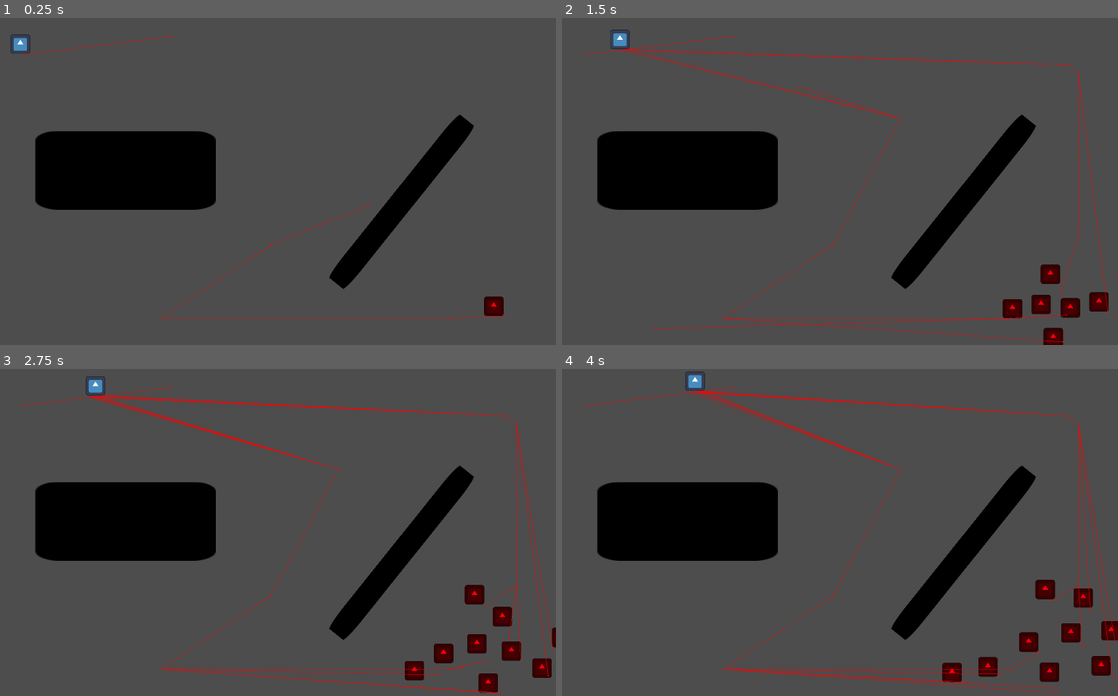
Above: before the commit, frames 1-4 (two rows, left to right).
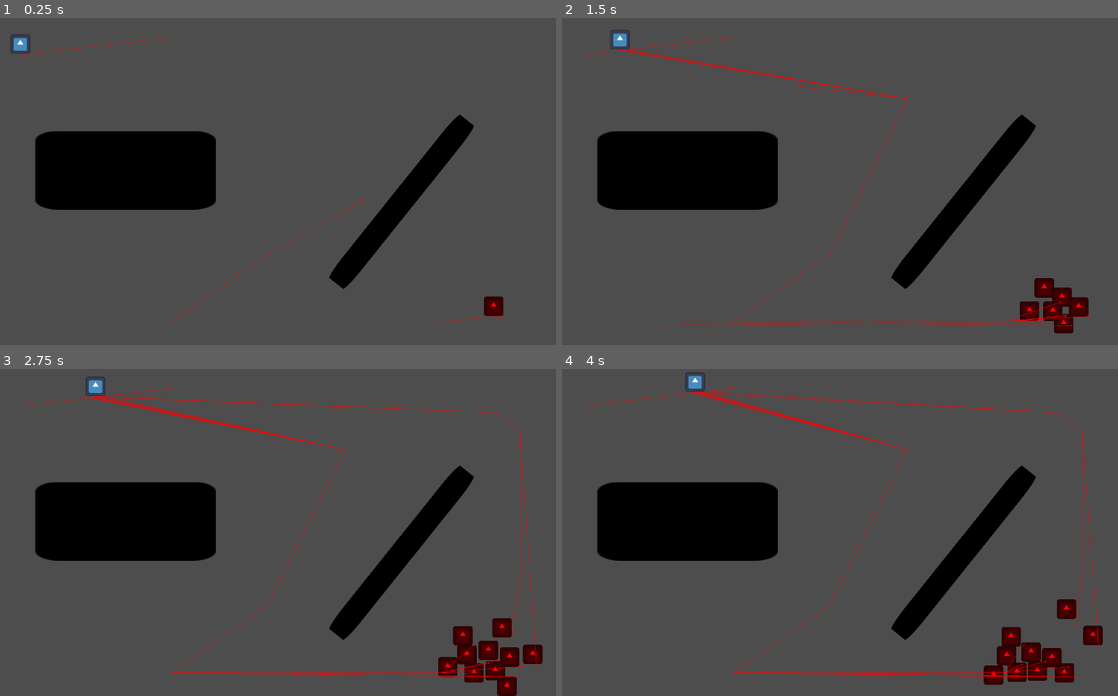
Above: after the commit, the same moments.

Repository: VileOar/ludum-dare-57
Game: Godot game, scene res://src/world/world.tscn
Two runs of this game, one before a commit and one after it. Both use one fixed random seed, a clock stepped at 60 frames per second and the inputs below. Before the commit the project has no main scene; this scene is started directly in both runs. The engine's default icon, where the game draws it, is replaced by a stand-in: a white triangle on a blue panel in a dark square.
Inputs:
- Up to frame 1 (0.25 s): no input
- Up to frame 2 (1.5 s): no input
- Up to frame 3 (2.75 s): no input
- Up to frame 4 (4 s): no input

The runs differ from the first frame. In frame 1, 0.5% of the frame differs, in the area x 3-91%, y 5-94%; in frame 2, 3.7%; in frame 3, 5.3%; in frame 4, 5.7%, in the area x 5-100%, y 0-100%.

Commit message:
Enemies collide with player
[Enemy Collision] Enemies now collide with player. Player loses health and queue_free
[Improvements] Agents checking obstacles are improved, big avoidance still happens

Diff:
--- a/project.godot
+++ b/project.godot
@@ -11,6 +11,7 @@
 [application]
 
 config/name="Ludum Dare 57"
+run/main_scene="uid://vwlsca0e5nlq"
 config/features=PackedStringArray("4.4", "Forward Plus")
 config/icon="res://icon.svg"
 
@@ -19,3 +20,8 @@
 window/size/viewport_width=1920
 window/size/viewport_height=1080
 window/stretch/mode="viewport"
+
+[layer_names]
+
+2d_physics/layer_1="Player"
+2d_physics/layer_2="Enemies"
--- a/src/agents/agent.gd
+++ b/src/agents/agent.gd
@@ -1,3 +1,4 @@
+class_name Enemy
 extends CharacterBody2D
 
 @onready var agent: CharacterBody2D = $"."
@@ -8,19 +9,6 @@
 
 var is_give_up_time : bool = false
 var origin_point : Vector2
-var exit_point : Vector2
-
-
-func _get_player_location() -> Vector2:
-	if is_give_up_time:
-		return origin_point
-
-	if player_to_chase && player_to_chase.global_position:
-		return player_to_chase.global_position
-	else:
-		print_debug("[Warning] Player to Chase Not Set!")
-		# Inside the region, random place
-		return Vector2(randf_range(0, get_viewport_rect().size.x), randf_range(0, get_viewport_rect().size.y))
 
 
 func _ready():
@@ -40,8 +28,7 @@
 
 	var next_path_pos = nav_agent.get_next_path_position()
 	var direction = global_position.direction_to(next_path_pos)
-	var new_velocity
-	new_velocity = direction * SPEED * delta
+	var new_velocity = direction * SPEED * delta
 
 	nav_agent.velocity = new_velocity
 
@@ -59,30 +46,33 @@
 	move_and_slide()
 
 
+func _on_update_player_location_timeout() -> void:
+	make_path(_get_player_location())
+
+
+func _on_time_to_give_up_timeout() -> void:
+	is_give_up_time = true
+
+
+func _get_player_location() -> Vector2:
+	if is_give_up_time:
+		return origin_point
+
+	if player_to_chase && player_to_chase.global_position:
+		return player_to_chase.global_position
+	else:
+		print_debug("[Warning] Player to Chase Not Set!")
+		# Inside the region, random place
+		return Vector2(randf_range(0, get_viewport_rect().size.x), randf_range(0, get_viewport_rect().size.y))
+
+
+func enemy_collided_with_player() -> void:
+	queue_free()
+
+
 func make_path(pos: Vector2) -> void:
 	nav_agent.target_position = pos
 
 
-func _on_time_to_give_up_timeout() -> void:
-	is_give_up_time = true
-#	TODO TMP
-	if player_to_chase && player_to_chase.global_position:
-		#exit_point = -player_to_chase.global_position
-		exit_point = calculate_exit_point()
-		print(exit_point)
-
-
 func set_player_to_chase(player: CharacterBody2D):
 	player_to_chase	= player
-
-
-func calculate_exit_point() -> Vector2:
-#	TODO constants
-	var center_region : Vector2 = Vector2( 1920 / 2, 1080 / 2)
-	var difference = center_region - player_to_chase.global_position
-	return -difference
-	#return 	exit_point = -player_to_chase.global_position
-
-
-func _on_update_player_location_timeout() -> void:
-	make_path(_get_player_location())
--- a/src/agents/agent.tscn
+++ b/src/agents/agent.tscn
@@ -7,12 +7,13 @@
 size = Vector2(64, 64)
 
 [node name="Agent" type="CharacterBody2D"]
+collision_layer = 2
 script = ExtResource("1_i4ekf")
 
 [node name="NavigationAgent2D" type="NavigationAgent2D" parent="."]
 path_postprocessing = 1
 avoidance_enabled = true
-radius = 60.0
+radius = 32.0
 debug_enabled = true
 
 [node name="Sprite2D" type="Sprite2D" parent="."]
@@ -30,7 +31,7 @@
 autostart = true
 
 [node name="TimeToGiveUp" type="Timer" parent="."]
-wait_time = 15.0
+wait_time = 45.0
 one_shot = true
 autostart = true
 
--- a/src/agents/tmp_player.gd
+++ b/src/agents/tmp_player.gd
@@ -1,10 +1,24 @@
 extends CharacterBody2D
 
 @onready var nav_agent: NavigationAgent2D = $NavigationAgent2D
+@export var SPEED = 3000
+
+## usable
+@export var health = 100
+@export var DAMAGE_DONE = 10
+
+## USABLE FUNCS
+
+func lose_health() -> void:
+	if health >= DAMAGE_DONE:
+		health = health - DAMAGE_DONE
+	else:
+		print("[END_GAME] Player is dead with ", health, " health.")
+		queue_free()
 
 
-@export var SPEED = 3000
 
+## DISCARD FUNCS
 
 func _random_place() -> Vector2:
 	return Vector2(randf_range(0, get_viewport_rect().size.x), randf_range(0, get_viewport_rect().size.y))
--- /dev/null
+++ b/src/player/player_area.gd
@@ -0,0 +1,11 @@
+extends Area2D
+
+@onready var player: CharacterBody2D = $".."
+
+
+func _on_body_entered(body: Node2D) -> void:
+	if body is Enemy:
+		print("body entered")
+		var enemy:Enemy = body as Enemy
+		enemy.enemy_collided_with_player()
+		player.lose_health()
--- a/src/temp/tmp_player.tscn
+++ b/src/temp/tmp_player.tscn
@@ -1,10 +1,14 @@
-[gd_scene load_steps=4 format=3 uid="uid://dep203c1at75h"]
+[gd_scene load_steps=6 format=3 uid="uid://dep203c1at75h"]
 
 [ext_resource type="Script" uid="uid://71akopx3rgno" path="res://src/agents/tmp_player.gd" id="1_2bp6n"]
 [ext_resource type="Texture2D" uid="uid://b0d2d3m31rro1" path="res://icon.svg" id="2_trt0c"]
+[ext_resource type="Script" uid="uid://c3s1fv0ne5jxk" path="res://src/player/player_area.gd" id="3_qxhn4"]
 
 [sub_resource type="RectangleShape2D" id="RectangleShape2D_vbgr5"]
 size = Vector2(64, 64)
+
+[sub_resource type="RectangleShape2D" id="RectangleShape2D_2bp6n"]
+size = Vector2(80, 80)
 
 [node name="Player" type="CharacterBody2D"]
 script = ExtResource("1_2bp6n")
@@ -22,3 +26,13 @@
 [node name="CollisionShape2D" type="CollisionShape2D" parent="."]
 position = Vector2(-32, -32)
 shape = SubResource("RectangleShape2D_vbgr5")
+
+[node name="PlayerArea" type="Area2D" parent="."]
+collision_mask = 2
+script = ExtResource("3_qxhn4")
+
+[node name="CollisionShape2D" type="CollisionShape2D" parent="PlayerArea"]
+position = Vector2(-32, -32)
+shape = SubResource("RectangleShape2D_2bp6n")
+
+[connection signal="body_entered" from="PlayerArea" to="PlayerArea" method="_on_body_entered"]
--- a/src/world/world.tscn
+++ b/src/world/world.tscn
@@ -6,9 +6,10 @@
 [ext_resource type="PackedScene" uid="uid://bbi1df8fhl2ub" path="res://src/temp/wall_tmp.tscn" id="3_43c6p"]
 
 [sub_resource type="NavigationPolygon" id="NavigationPolygon_1yfgu"]
-vertices = PackedVector2Array(1594.98, 299.922, 1150.82, 854.68, 807.461, 642.906, 807.461, 363.094, 1669.18, 359.32, 1910, 10, 1910, 1070, 1225.02, 914.078, 10, 1070, 190.539, 642.906, 10, 10, 190.539, 363.094)
-polygons = Array[PackedInt32Array]([PackedInt32Array(0, 1, 2, 3), PackedInt32Array(4, 5, 6), PackedInt32Array(7, 4, 6), PackedInt32Array(7, 6, 8), PackedInt32Array(2, 1, 7, 8, 9), PackedInt32Array(9, 8, 10, 11), PackedInt32Array(3, 11, 10, 5, 0), PackedInt32Array(0, 5, 4)])
+vertices = PackedVector2Array(1586.58, 224.023, 1074.92, 863.078, 861.461, 696.906, 861.461, 309.094, 1745.08, 350.922, 1856, 64, 1856, 1016, 1233.42, 989.977, 64, 1016, 136.539, 696.906, 64, 64, 136.539, 309.094)
+polygons = Array[PackedInt32Array]([PackedInt32Array(0, 1, 2, 3), PackedInt32Array(4, 5, 6), PackedInt32Array(7, 4, 6), PackedInt32Array(7, 6, 8), PackedInt32Array(2, 1, 7, 8, 9), PackedInt32Array(9, 8, 10, 11), PackedInt32Array(5, 4, 0), PackedInt32Array(10, 5, 0, 3, 11)])
 outlines = Array[PackedVector2Array]([PackedVector2Array(0, 0, 1920, 0, 1920, 1080, 0, 1080, 0, 0)])
+agent_radius = 0.0
 
 [node name="World" type="Node2D"]
 script = ExtResource("1_bsf3i")
Not shown, added: src/player/player_area.gd.uid
